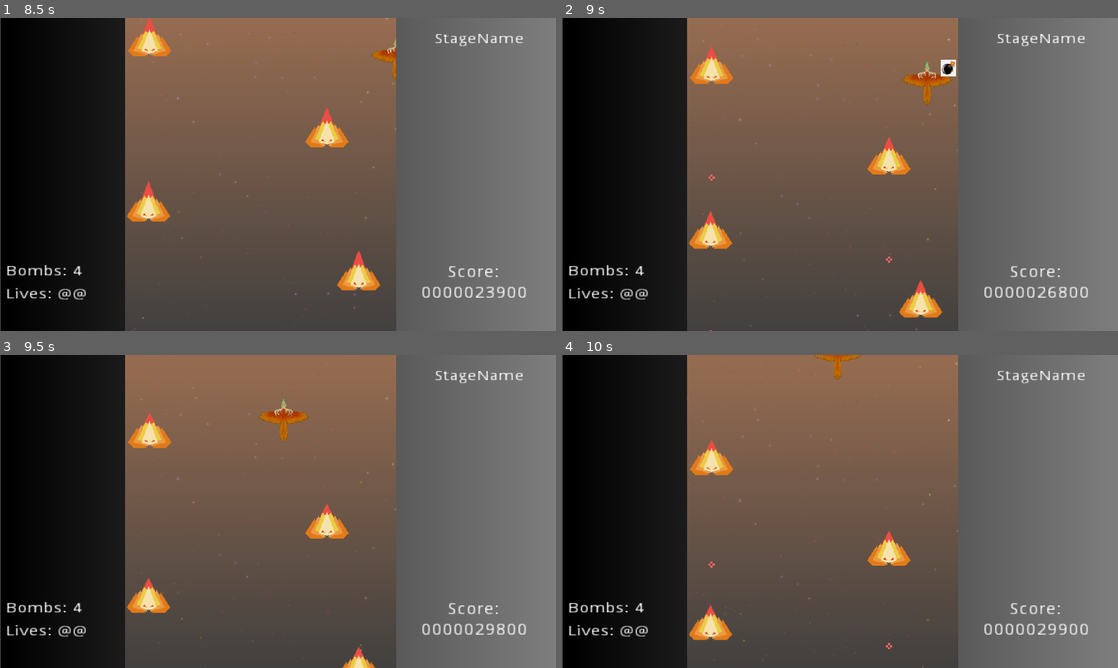
Above: before the commit, frames 1-4 (two rows, left to right).
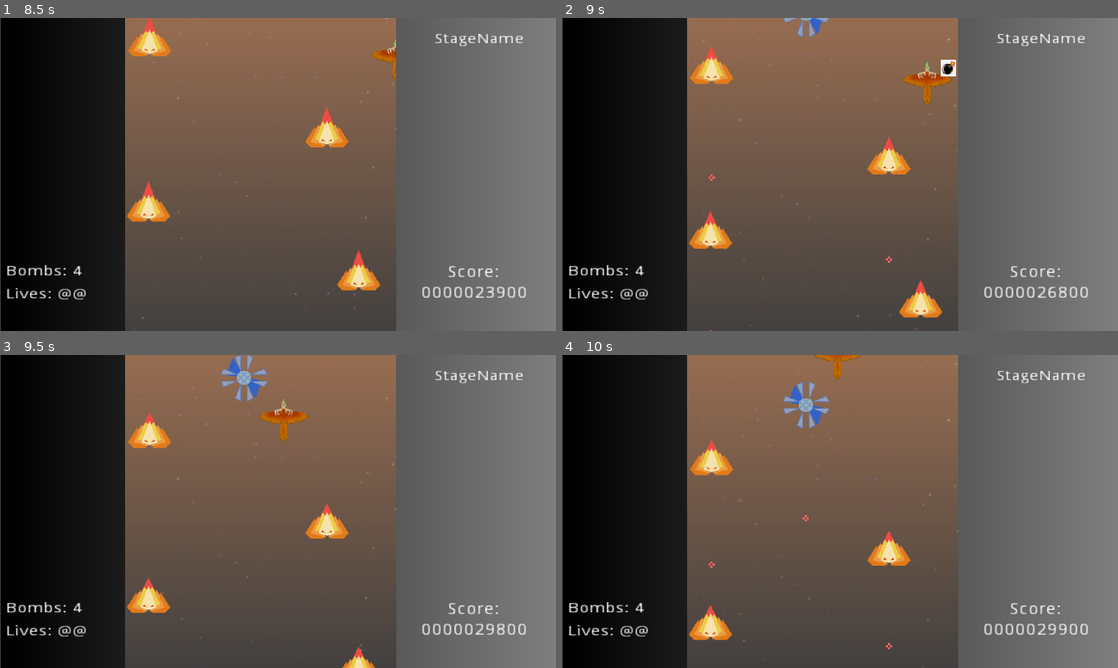
Above: after the commit, the same moments.

Repository: kyperbelt/MetalBurstPGJ
Game: Godot game, scene res://Screens/GameOverScreen.tscn
Two runs of this game, one before a commit and one after it. Both use one fixed random seed, a clock stepped at 60 frames per second and the inputs below. This scene is started directly instead of the project's main scene.
Inputs:
- Up to frame 1 (8.5 s): tap Enter (ui_accept) at 0.5, 0.77, 1.52, 3.02, 3.77, 4.52, 6.02, 6.77, 7.52 s; hold Space (fire) 0.53-1.28 s; hold W (move_up) 0.53-2.03 s; tap Shift (move_slower) at 1.35, 5.85 s; hold X (player_bomb) 2.03-2.78 s; hold A (move_left) 2.03-3.53 s; tap Space (fire) at 2.85, 7.35 s; hold S (move_down) 3.53-4.28 s; hold Shift (move_slower) 3.53-4.28 s; hold D (move_right) 4.28-5.03 s; tap X (player_bomb) at 4.35 s; hold W (move_up) 5.03-5.78 s; hold Space (fire) 5.03-5.78 s; hold D (move_right) 5.78-8.03 s; hold X (player_bomb) 6.53-7.28 s; hold S (move_down) from 8.03 s (still down); hold Shift (move_slower) from 8.03 s (still down)
- Up to frame 2 (9 s): release S (move_down) at 8.78 s; release Shift (move_slower) at 8.78 s; hold A (move_left) from 8.78 s (still down); tap X (player_bomb) at 8.85 s
- Up to frame 3 (9.5 s): keep holding A (move_left); tap Enter (ui_accept) at 9.02 s
- Up to frame 4 (10 s): release A (move_left) at 9.53 s; hold W (move_up) from 9.53 s (still down); hold Space (fire) from 9.53 s (still down); tap Enter (ui_accept) at 9.77 s

Frame 1 is identical in both runs. In frame 2, 0.2% of the frame differs, in the area x 39-48%, y 0-6%; in frame 3, 0.5%; in frame 4, 0.5%, in the area x 39-48%, y 8-54%.

Commit message:
Stage Foe Additions
-Added "Spinner" Foe Frames
-Assembled "Spinner" Foe into "Animated Texture"
-Created new Scene file featuring new enemy ; copy-pasted from pre-existing stage foe Scene
-Added new enemy into current test stage
-Relocated the Ember Frames into seperate folders
-Added Josh's new BGM into assets folder

Diff:
--- /dev/null
+++ b/MetalBurstGame/Assets_GodotCreated/StageFoeSpinner(12).tres
@@ -0,0 +1,36 @@
+[gd_resource type="AnimatedTexture" load_steps=7 format=2]
+
+[ext_resource path="res://Assets_GodotCreated/StageFoe-SpinnerFrames/ASpin4.png" type="Texture" id=1]
+[ext_resource path="res://Assets_GodotCreated/StageFoe-SpinnerFrames/ASpin3.png" type="Texture" id=2]
+[ext_resource path="res://Assets_GodotCreated/StageFoe-SpinnerFrames/ASpin1.png" type="Texture" id=3]
+[ext_resource path="res://Assets_GodotCreated/StageFoe-SpinnerFrames/ASpin6.png" type="Texture" id=4]
+[ext_resource path="res://Assets_GodotCreated/StageFoe-SpinnerFrames/ASpin2.png" type="Texture" id=5]
+[ext_resource path="res://Assets_GodotCreated/StageFoe-SpinnerFrames/ASpin5.png" type="Texture" id=6]
+
+[resource]
+flags = 4
+frames = 12
+fps = 24.0
+frame_0/texture = ExtResource( 3 )
+frame_1/texture = ExtResource( 5 )
+frame_1/delay_sec = 0.0
+frame_2/texture = ExtResource( 2 )
+frame_2/delay_sec = 0.0
+frame_3/texture = ExtResource( 1 )
+frame_3/delay_sec = 0.0
+frame_4/texture = ExtResource( 6 )
+frame_4/delay_sec = 0.0
+frame_5/texture = ExtResource( 4 )
+frame_5/delay_sec = 0.0
+frame_6/texture = ExtResource( 3 )
+frame_6/delay_sec = 0.0
+frame_7/texture = ExtResource( 5 )
+frame_7/delay_sec = 0.0
+frame_8/texture = ExtResource( 2 )
+frame_8/delay_sec = 0.0
+frame_9/texture = ExtResource( 1 )
+frame_9/delay_sec = 0.0
+frame_10/texture = ExtResource( 6 )
+frame_10/delay_sec = 0.0
+frame_11/texture = ExtResource( 4 )
+frame_11/delay_sec = 0.0
--- /dev/null
+++ b/MetalBurstGame/Assets_GodotCreated/StageFoeSpinner(8).tres
@@ -0,0 +1,26 @@
+[gd_resource type="AnimatedTexture" load_steps=5 format=2]
+
+[ext_resource path="res://Assets_GodotCreated/StageFoe-SpinnerFrames/Spin2.png" type="Texture" id=1]
+[ext_resource path="res://Assets_GodotCreated/StageFoe-SpinnerFrames/Spin1.png" type="Texture" id=2]
+[ext_resource path="res://Assets_GodotCreated/StageFoe-SpinnerFrames/Spin3.png" type="Texture" id=3]
+[ext_resource path="res://Assets_GodotCreated/StageFoe-SpinnerFrames/Spin4.png" type="Texture" id=4]
+
+[resource]
+flags = 4
+frames = 8
+fps = 24.0
+frame_0/texture = ExtResource( 2 )
+frame_1/texture = ExtResource( 1 )
+frame_1/delay_sec = 0.0
+frame_2/texture = ExtResource( 3 )
+frame_2/delay_sec = 0.0
+frame_3/texture = ExtResource( 4 )
+frame_3/delay_sec = 0.0
+frame_4/texture = ExtResource( 2 )
+frame_4/delay_sec = 0.0
+frame_5/texture = ExtResource( 1 )
+frame_5/delay_sec = 0.0
+frame_6/texture = ExtResource( 3 )
+frame_6/delay_sec = 0.0
+frame_7/texture = ExtResource( 4 )
+frame_7/delay_sec = 0.0
--- a/MetalBurstGame/Assets_GodotCreated/StageFoeTestingEmber.tres
+++ b/MetalBurstGame/Assets_GodotCreated/StageFoeTestingEmber.tres
@@ -1,10 +1,11 @@
 [gd_resource type="AnimatedTexture" load_steps=6 format=2]
 
-[ext_resource path="res://Assets_GodotCreated/path4605-1-6.png" type="Texture" id=1]
-[ext_resource path="res://Assets_GodotCreated/path4605-1-7.png" type="Texture" id=2]
-[ext_resource path="res://Assets_GodotCreated/path4605-1-8.png" type="Texture" id=3]
-[ext_resource path="res://Assets_GodotCreated/path4605-1-9.png" type="Texture" id=4]
-[ext_resource path="res://Assets_GodotCreated/path4605-1-10.png" type="Texture" id=5]
+[ext_resource path="res://Assets_GodotCreated/StageFoe-EmberFrames/path4605-1-6.png" type="Texture" id=1]
+[ext_resource path="res://Assets_GodotCreated/StageFoe-EmberFrames/path4605-1-7.png" type="Texture" id=2]
+[ext_resource path="res://Assets_GodotCreated/StageFoe-EmberFrames/path4605-1-8.png" type="Texture" id=3]
+[ext_resource path="res://Assets_GodotCreated/StageFoe-EmberFrames/path4605-1-9.png" type="Texture" id=4]
+[ext_resource path="res://Assets_GodotCreated/StageFoe-EmberFrames/path4605-1-10.png" type="Texture" id=5]
+
 
 [resource]
 flags = 4
--- /dev/null
+++ b/MetalBurstGame/Objects/Enemy2.tscn
@@ -0,0 +1,22 @@
+[gd_scene load_steps=5 format=2]
+
+[ext_resource path="res://Assets_GodotCreated/StageFoeSpinner(12).tres" type="Texture" id=1]
+[ext_resource path="res://Objects/SimpleEnemyAi.gd" type="Script" id=2]
+[ext_resource path="res://Assets_GodotCreated/path13872-1-3-0.png" type="Texture" id=3]
+
+[sub_resource type="RectangleShape2D" id=1]
+extents = Vector2( 31.1133, 30.6217 )
+
+[node name="Enemy" type="Node2D"]
+script = ExtResource( 2 )
+
+[node name="Sprite" type="Sprite" parent="."]
+texture = ExtResource( 1 )
+
+[node name="EnemyArea" type="Area2D" parent="."]
+
+[node name="CollisionShape2D" type="CollisionShape2D" parent="EnemyArea"]
+shape = SubResource( 1 )
+
+[node name="Sprite2" type="Sprite" parent="."]
+texture = ExtResource( 3 )
--- a/MetalBurstGame/Stages/TestStage.tscn
+++ b/MetalBurstGame/Stages/TestStage.tscn
@@ -1,11 +1,11 @@
-[gd_scene load_steps=8 format=2]
+[gd_scene load_steps=9 format=2]
 
 [ext_resource path="res://systems/Level.tscn" type="PackedScene" id=1]
 [ext_resource path="res://Objects/Enemy.tscn" type="PackedScene" id=2]
 [ext_resource path="res://backgrounds/SpaceBackground.tscn" type="PackedScene" id=3]
 [ext_resource path="res://placeholder_assets/BGM/metal_burst-01.wav" type="AudioStream" id=4]
 [ext_resource path="res://Screens/InformationDisplay.tscn" type="PackedScene" id=5]
-
+[ext_resource path="res://Objects/Enemy2.tscn" type="PackedScene" id=6]
 
 [sub_resource type="Gradient" id=1]
 
@@ -24,22 +24,27 @@
 [node name="SpaceBackground" parent="Level" instance=ExtResource( 3 )]
 position = Vector2( -285.932, 0 )
 
-[node name="Enemy" parent="Level" groups=[
+[node name="Spinner1" parent="Level" groups=[
+"Enemy",
+] instance=ExtResource( 6 )]
+position = Vector2( 219.448, -854.592 )
+
+[node name="Ember1" parent="Level" groups=[
 "Enemy",
 ] instance=ExtResource( 2 )]
 position = Vector2( 430.615, -330.138 )
 
-[node name="Enemy2" parent="Level" groups=[
+[node name="Ember2" parent="Level" groups=[
 "Enemy",
 ] instance=ExtResource( 2 )]
 position = Vector2( 43.4426, -457.026 )
 
-[node name="Enemy3" parent="Level" groups=[
+[node name="Ember3" parent="Level" groups=[
 "Enemy",
 ] instance=ExtResource( 2 )]
 position = Vector2( 372.051, -593.675 )
 
-[node name="Enemy4" parent="Level" groups=[
+[node name="Ember4" parent="Level" groups=[
 "Enemy",
 ] instance=ExtResource( 2 )]
 position = Vector2( 45.5304, -760.919 )
Renamed: MetalBurstGame/Assets_GodotCreated/path4605-1-10.png -> MetalBurstGame/Assets_GodotCreated/StageFoe-EmberFrames/path4605-1-10.png
Not shown, added: MetalBurstGame/Assets_GodotCreated/StageFoe-EmberFrames/path4605-1-10.png.import
Renamed: MetalBurstGame/Assets_GodotCreated/path4605-1-6.png -> MetalBurstGame/Assets_GodotCreated/StageFoe-EmberFrames/path4605-1-6.png
Not shown, added: MetalBurstGame/Assets_GodotCreated/StageFoe-EmberFrames/path4605-1-6.png.import
Renamed: MetalBurstGame/Assets_GodotCreated/path4605-1-7.png -> MetalBurstGame/Assets_GodotCreated/StageFoe-EmberFrames/path4605-1-7.png
Not shown, added: MetalBurstGame/Assets_GodotCreated/StageFoe-EmberFrames/path4605-1-7.png.import
Renamed: MetalBurstGame/Assets_GodotCreated/path4605-1-8.png -> MetalBurstGame/Assets_GodotCreated/StageFoe-EmberFrames/path4605-1-8.png
Not shown, added: MetalBurstGame/Assets_GodotCreated/StageFoe-EmberFrames/path4605-1-8.png.import
Renamed: MetalBurstGame/Assets_GodotCreated/path4605-1-9.png -> MetalBurstGame/Assets_GodotCreated/StageFoe-EmberFrames/path4605-1-9.png
Not shown, added: MetalBurstGame/Assets_GodotCreated/StageFoe-EmberFrames/path4605-1-9.png.import
Binary file added: MetalBurstGame/Assets_GodotCreated/StageFoe-SpinnerFrames/ASpin1.png
Not shown, added: MetalBurstGame/Assets_GodotCreated/StageFoe-SpinnerFrames/ASpin1.png.import
(and 28 more such lines)
